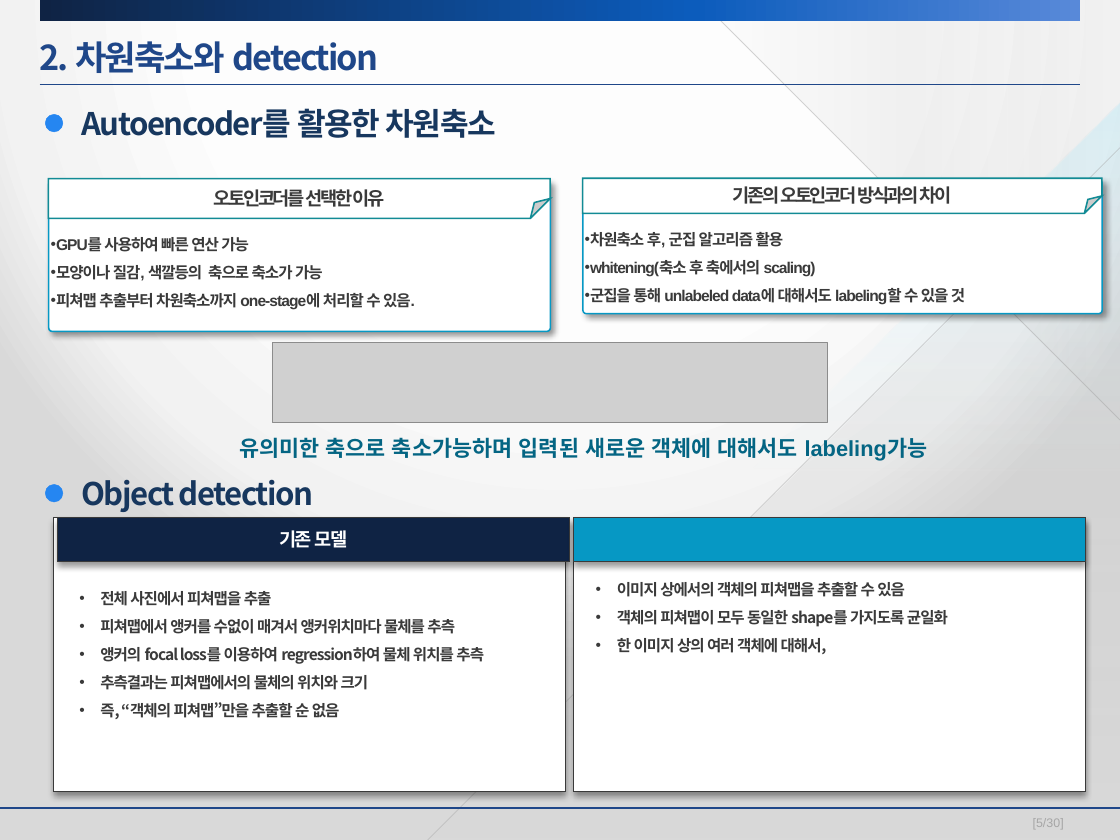
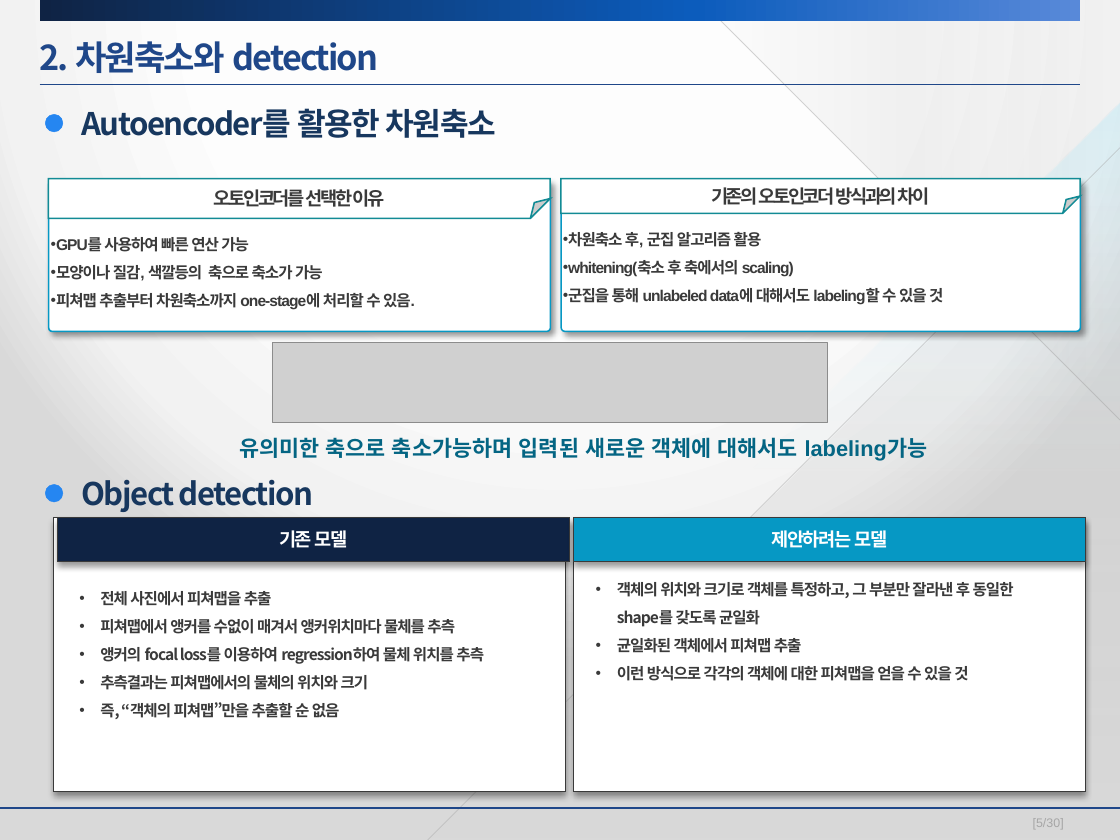
Before and after one commit to SeungMinSong2929/2021-1-CECD3-four-elSe-1, a slide deck: slide 5 of 발표자료/발표 피피티/11주차_발표피피티_four_elSe ver1.1.pptx. Drawn at 1120x840 pixels with LibreOffice and Linux fonts; fonts in the diff are those of the drawing; grey boxes stand for pictures; background and template pictures are left out. Boxes give left, top, right and bottom in pixels: in the first picture for what was removed or moved away, otherwise in the second. Text is boxed around its words. In the diff, an @@ line names an element or a change of style, - is before the commit and + after.

```diff
--- a/발표자료/발표 피피티/11주차_발표피피티_four_elSe ver1.1.pptx
+++ b/발표자료/발표 피피티/11주차_발표피피티_four_elSe ver1.1.pptx
@@ text "기존의 오토인코더 방식과의 차이": place and size @@
-text "기존의 오토인코더 방식과의 차이" at <box>733,186,951,204</box>
+text "기존의 오토인코더 방식과의 차이" at <box>711,187,930,205</box>
@@ folded corner: place and size @@
-folded corner at <box>582,178,1102,213</box>
+folded corner at <box>561,178,1081,213</box>
@@ rounded rectangle: place and size @@
-rounded rectangle at <box>582,180,1102,315</box>
+rounded rectangle at <box>561,180,1081,332</box>
@@ text "차원축소 후, 군집 알고리즘 활용": place and size @@
-text "차원축소 후, 군집 알고리즘 활용" at <box>590,232,965,304</box>
+text "차원축소 후, 군집 알고리즘 활용" at <box>568,232,943,304</box>
@@ text in rectangle at <box>771,530,888,548</box>: text added @@
+제안하려는 모델
@@ text at <box>617,582,1014,681</box>: text changed @@
-• 이미지 상에서의 객체의 피쳐맵을 추출할 수 있음
-• 객체의 피쳐맵이 모두 동일한 shape를 가지도록 균일화
-• 한 이미지 상의 여러 객체에 대해서,
+• 객체의 위치와 크기로 객체를 특정하고, 그 부분만 잘라낸 후 동일한 shape를 갖도록 균일화
+• 균일화된 객체에서 피쳐맵 추출
+• 이런 방식으로 각각의 객체에 대한 피쳐맵을 얻을 수 있을 것
```
Also in this commit, not shown: 3 other slides changed.
